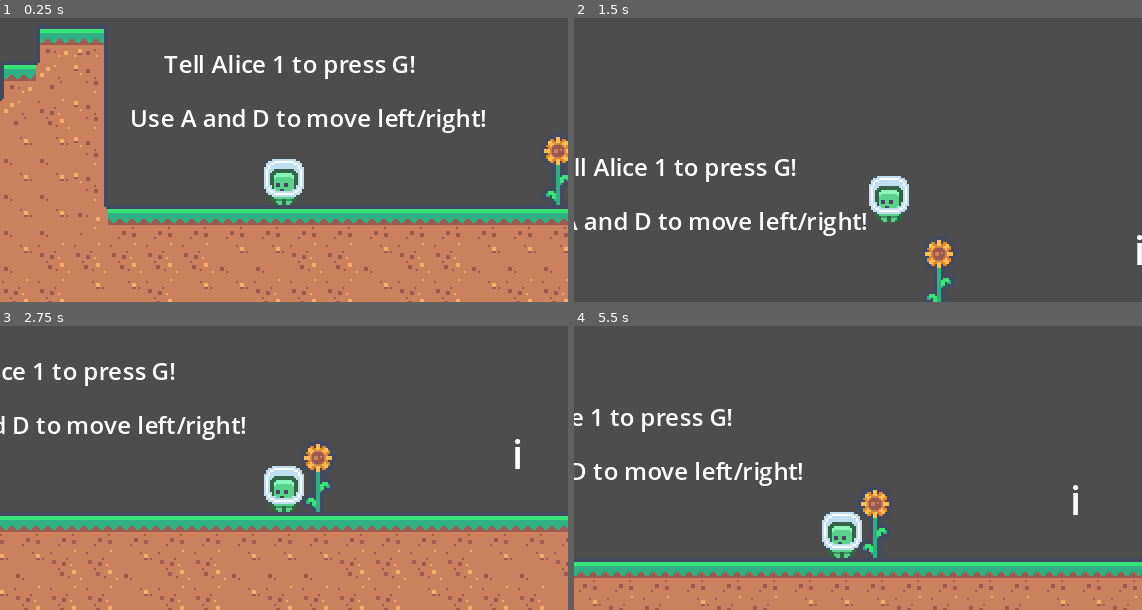
Above: before the commit, frames 1-4 (two rows, left to right).
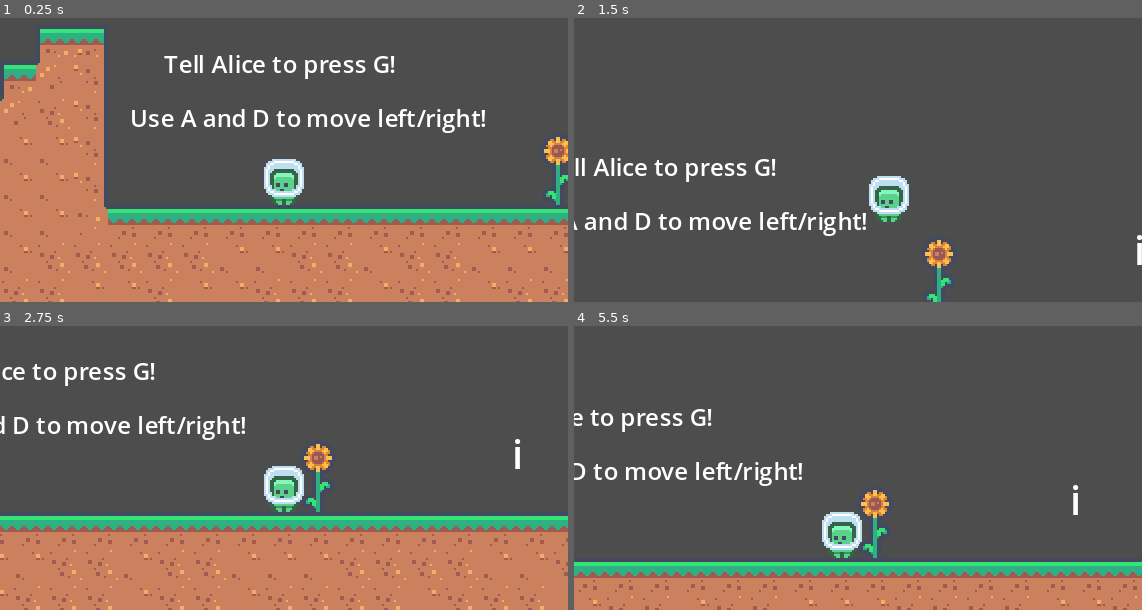
Above: after the commit, the same moments.

Repository: LeonMatthes/ggj25-info-bubble-platformer
Game: Godot game, scene res://levels/level1_Bob.tscn
Same seed, same stepped clock (60 frames per second), same inputs: the game is played once before the commit and once after it. This scene is started directly instead of the project's main scene.
Inputs:
- Up to frame 1 (0.25 s): no input
- Up to frame 2 (1.5 s): tap G at 0.5, 1.25, 1.35 s; hold E (player_dash_right) from 0.53 s (still down); tap C at 0.6 s; tap Up (player_jump) at 0.77 s
- Up to frame 3 (2.75 s): tap Up (player_jump) at 1.52 s; tap G at 2 s; release E (player_dash_right) at 2.03 s; hold Q (player_dash_left) from 2.03 s (still down); tap C at 2.1 s
- Up to frame 4 (5.5 s): tap G at 2.75, 2.85, 3.5, 4.25, 4.35 s; release Q (player_dash_left) at 2.78 s; hold E (player_dash_right) 2.78-4.28 s; tap Up (player_jump) at 3.02, 3.77, 4.52 s; tap C at 3.6, 5.1 s; hold Q (player_dash_left) 4.28-5.03 s; hold E (player_dash_right) from 5.03 s (still down)

The runs differ from the first frame. In frame 1, 0.8% of the frame differs, in the area x 47-74%, y 13-22%; in frame 2, 0.8%; in frame 3, 0.8%; in frame 4, 0.8%, in the area x 2-28%, y 29-38%.

Commit message:
Alice start text

Diff:
--- a/levels/level1_Bob.tscn
+++ b/levels/level1_Bob.tscn
@@ -21,7 +21,7 @@
 theme_override_font_sizes/italics_font_size = 5
 theme_override_font_sizes/mono_font_size = 5
 theme_override_font_sizes/normal_font_size = 12
-text = "Tell Alice 1 to press G!"
+text = "Tell Alice to press G!"
 
 [node name="JumpInfo" type="RichTextLabel" parent="Player2View"]
 offset_left = 322.0
